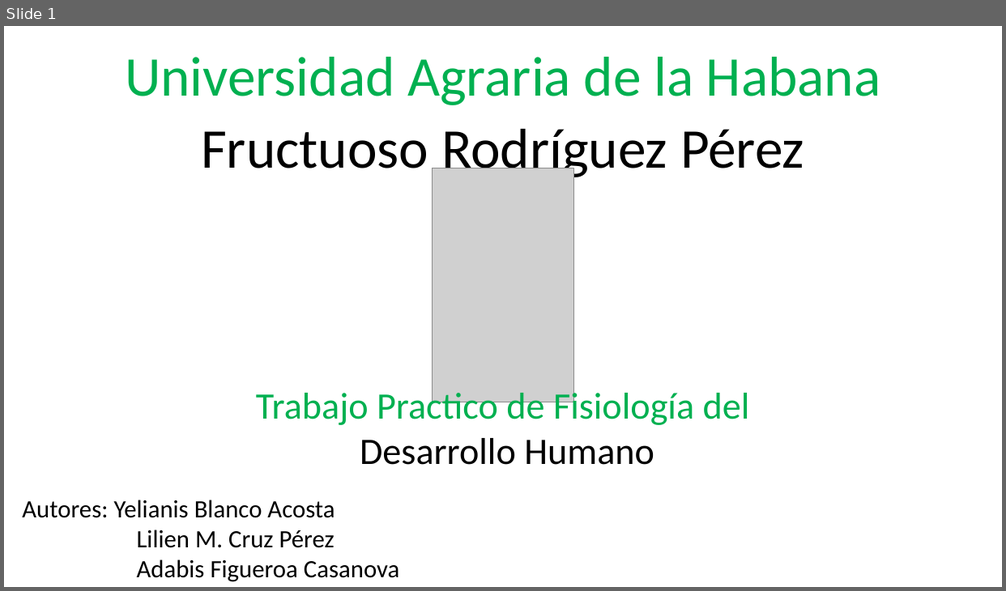
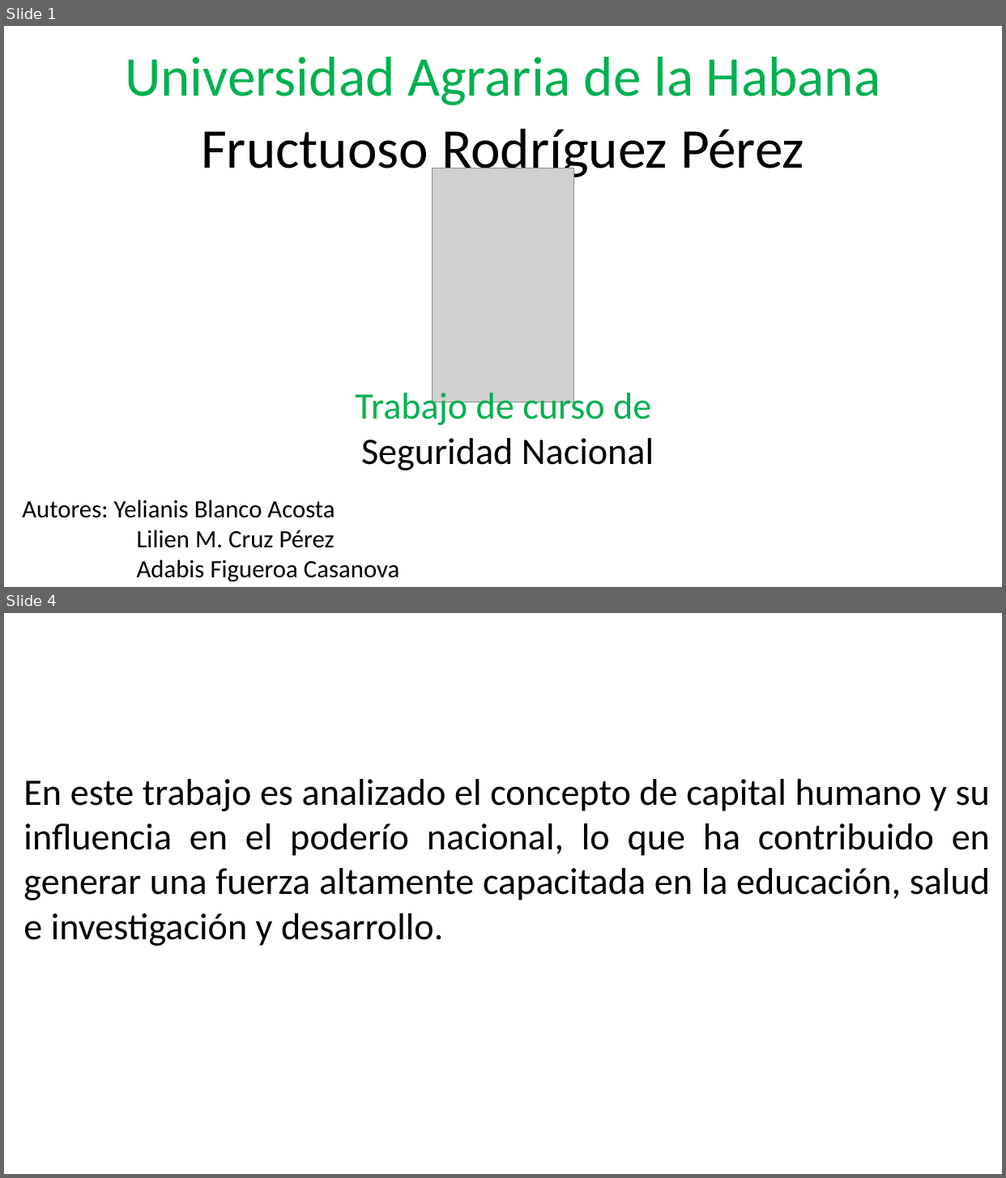
Before and after one commit to yeli120498/yeli120498, a slide deck: Ier Semestre/Seguridad Nacional/Presentacion de seguridad nacionañ.pptx. Shown one above the other, each under a label of ours: slide 1 before the commit, slides 1 and 4 after it; the slides between them are not shown. The pictures are 1006x591 and 1006x1178 pixels, drawn with LibreOffice and Linux fonts; fonts in the diff are those of the drawing; grey boxes stand for pictures. Boxes give left, top, right and bottom in pixels: in the first picture for what was removed or moved away, otherwise in the second. Text is boxed around its words. In the diff, an @@ line names an element or a change of style, - is before the commit and + after.

Commit message:
Presentacion y distribucion de la presentacion del trabajo de seguridad nacional

```diff
--- a/Ier Semestre/Seguridad Nacional/Presentacion de seguridad nacionañ.pptx
+++ b/Ier Semestre/Seguridad Nacional/Presentacion de seguridad nacionañ.pptx
@@ slide 4 added at (4, 613, 1002, 1174), background #FFFFFF @@
@@ text added at (23, 779, 990, 946), 36 pt, text #000000 @@
+En este trabajo es analizado el concepto de capital humano y su influencia en el poderío nacional, lo que ha contribuido en generar una fuerza altamente capacitada en la educación, salud e investigación y desarrollo.
@@ slide 1 changed as well @@
@@ text at (355, 388, 654, 471): text changed; text colour #00B050 to #000000 @@
-Trabajo Practico de Fisiología del
-Desarrollo Humano
+Trabajo de curso de
+Seguridad Nacional
```
Also in this commit, not shown: 1 other slide changed, 6 other slides added, 12 slides removed, 1 other file.
